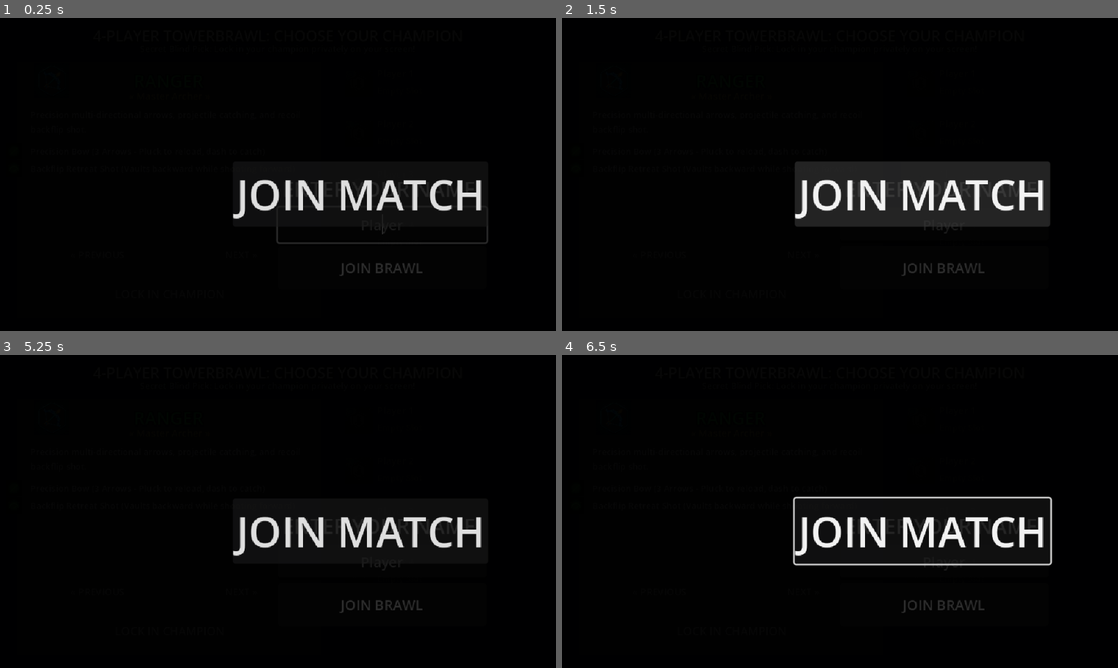
Above: before the commit, frames 1-4 (two rows, left to right).
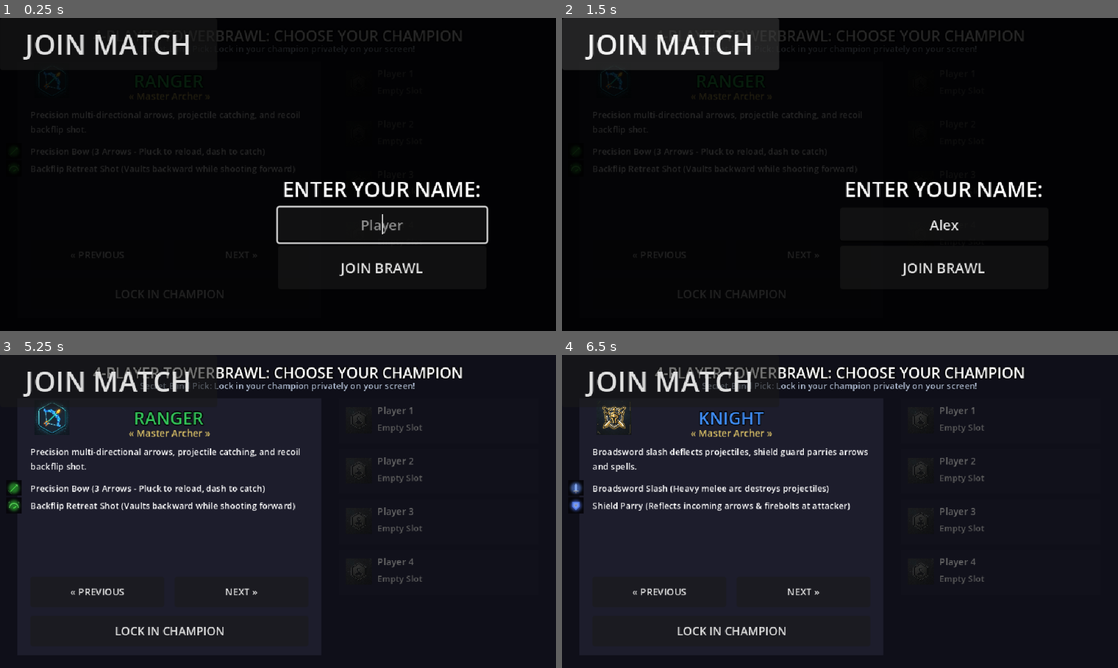
Above: after the commit, the same moments.

Repository: nemr118/tower_brawl
Game: Godot game, scene res://scenes/character_select.tscn
Same seed, same stepped clock (60 frames per second), same inputs: the game is played once before the commit and once after it.
Inputs (mouse positions are in pixels of both pictures, inside the frame that each line leads up to):
- Up to frame 1 (0.25 s): no input
- Up to frame 2 (1.5 s): click (945, 224) at 0.52 s; type "Alex" at 0.6 s; click "JOIN MATCH" at 1.25 s
- Up to frame 3 (5.25 s): click "NEXT »" at 2 s; click "NEXT »" at 2.75 s; click "« PREVIOUS" at 3.5 s; click "LOCK IN CHAMPION" at 4.25 s; click "JOIN BRAWL" at 5 s
- Up to frame 4 (6.5 s): move the mouse to (962, 495) at 5.77 s; hold Right (ui_right) from 5.78 s (still down); tap R at 5.85 s; click (962, 495) at 5.92 s

The runs differ from the first frame. In frame 1, 5.2% of the frame differs, in the area x 2-88%, y 4-90%; in frame 2, 15%; in frame 3, 62%; in frame 4, 63%, in the area x 1-97%, y 3-96%.

Commit message:
Replaced intrusive Join overlay with unobtrusive buttons and automatic Arena joining

Diff:
--- a/scripts/arena.gd
+++ b/scripts/arena.gd
@@ -70,6 +70,18 @@
 	spectate_btn.connect("pressed", Callable(self, "_on_spectate_pressed"))
 	pause_overlay.add_child(spectate_btn)
 
+	var join_btn = Button.new()
+	join_btn.name = "JoinBtn"
+	join_btn.text = "JOIN NEXT MATCH"
+	join_btn.add_theme_font_size_override("font_size", 24)
+	join_btn.set_anchors_preset(Control.PRESET_TOP_LEFT)
+	join_btn.connect("pressed", Callable(self, "_on_arena_join_pressed"))
+	join_btn.z_index = 100
+	add_child(join_btn)
+
+	if Global.my_player_id > 0:
+		join_btn.visible = false
+
 	_start_new_match()
 
 func _input(event):
@@ -90,6 +102,18 @@
 	spectate_btn.connect("pressed", Callable(self, "_on_spectate_pressed"))
 	pause_overlay.add_child(spectate_btn)
 
+	var join_btn = Button.new()
+	join_btn.name = "JoinBtn"
+	join_btn.text = "JOIN NEXT MATCH"
+	join_btn.add_theme_font_size_override("font_size", 24)
+	join_btn.set_anchors_preset(Control.PRESET_TOP_LEFT)
+	join_btn.connect("pressed", Callable(self, "_on_arena_join_pressed"))
+	join_btn.z_index = 100
+	add_child(join_btn)
+
+	if Global.my_player_id > 0:
+		join_btn.visible = false
+
 	_start_new_match()
 
 
@@ -97,7 +121,7 @@
 	get_tree().change_scene_to_file("res://scenes/character_select.tscn")
 
 func _start_new_match():
-	current_round = 1
+	current_round = Global.current_round
 	_start_round()
 
 
@@ -340,6 +364,14 @@
 	await get_tree().create_timer(2.5).timeout
 	is_arena_rotating = false
 
+func _on_arena_join_pressed():
+	var saved_id = Global._load_saved_player_id()
+	Global.send_net_data({"type": "request_join", "reclaim_id": saved_id})
+	var j_btn = get_node_or_null("JoinBtn")
+	if j_btn:
+		j_btn.text = "QUEUED FOR LOBBY..."
+		j_btn.disabled = true
+
 func _on_spectate_pressed():
 	if pause_overlay:
 		pause_overlay.visible = false
--- a/scripts/character_select.gd
+++ b/scripts/character_select.gd
@@ -134,20 +134,16 @@
 	add_child(force_start_btn)
 	force_start_btn.connect("pressed", Callable(self, "_on_force_start_pressed"))
 
-	# Spectator Join Overlay
-	var join_overlay = ColorRect.new()
-	join_overlay.name = "JoinOverlay"
-	join_overlay.color = Color(0, 0, 0, 0.8)
-	join_overlay.set_anchors_and_offsets_preset(Control.PRESET_FULL_RECT)
-	join_overlay.z_index = 100
-	add_child(join_overlay)
-
+	# Unobtrusive Join Button
 	var join_btn = Button.new()
+	join_btn.name = "JoinBtn"
 	join_btn.text = "JOIN MATCH"
-	join_btn.add_theme_font_size_override("font_size", 48)
-	join_btn.set_anchors_and_offsets_preset(Control.PRESET_CENTER)
+	join_btn.add_theme_font_size_override("font_size", 32)
+	join_btn.set_anchors_preset(Control.PRESET_TOP_LEFT)
+	join_btn.custom_minimum_size = Vector2(250, 60)
 	join_btn.connect("pressed", Callable(self, "_on_join_pressed"))
-	join_overlay.add_child(join_btn)
+	join_btn.z_index = 100
+	add_child(join_btn)
 
 	var spectate_btn = Button.new()
 	spectate_btn.name = "SpectateBtn"
@@ -155,10 +151,11 @@
 	spectate_btn.add_theme_font_size_override("font_size", 24)
 	spectate_btn.set_anchors_preset(Control.PRESET_TOP_RIGHT)
 	spectate_btn.connect("pressed", Callable(self, "_on_spectate_pressed"))
+	spectate_btn.z_index = 100
 	add_child(spectate_btn)
 
 	if Global.my_player_id > 0:
-		join_overlay.visible = false
+		join_btn.visible = false
 	else:
 		spectate_btn.visible = false
 
@@ -460,9 +457,9 @@
 	Global.my_player_id = 0
 	local_player_id = 0
 
-	var overlay = get_node_or_null("JoinOverlay")
-	if overlay:
-		overlay.visible = true
+	var j_btn = get_node_or_null("JoinBtn")
+	if j_btn:
+		j_btn.visible = true
 
 	var s_btn = get_node_or_null("SpectateBtn")
 	if s_btn:
@@ -470,7 +467,7 @@
 	_update_roster()
 
 func _process(delta):
-	var overlay = get_node_or_null("JoinOverlay")
+	var overlay = get_node_or_null("JoinBtn")
 	if overlay and overlay.visible and Global.my_player_id > 0:
 		overlay.visible = false
 		local_player_id = Global.my_player_id
--- a/scripts/global.gd
+++ b/scripts/global.gd
@@ -115,6 +115,7 @@
 var locked_opponents: Dictionary = {}
 var player_names: Dictionary = {}
 var my_player_name: String = ""
+var current_round: int = 1
 
 signal net_names_updated()
 signal net_spawn_powerup(x, y)
Not shown, changed: build/web/index.html
Not shown, changed: build/web/index.pck
